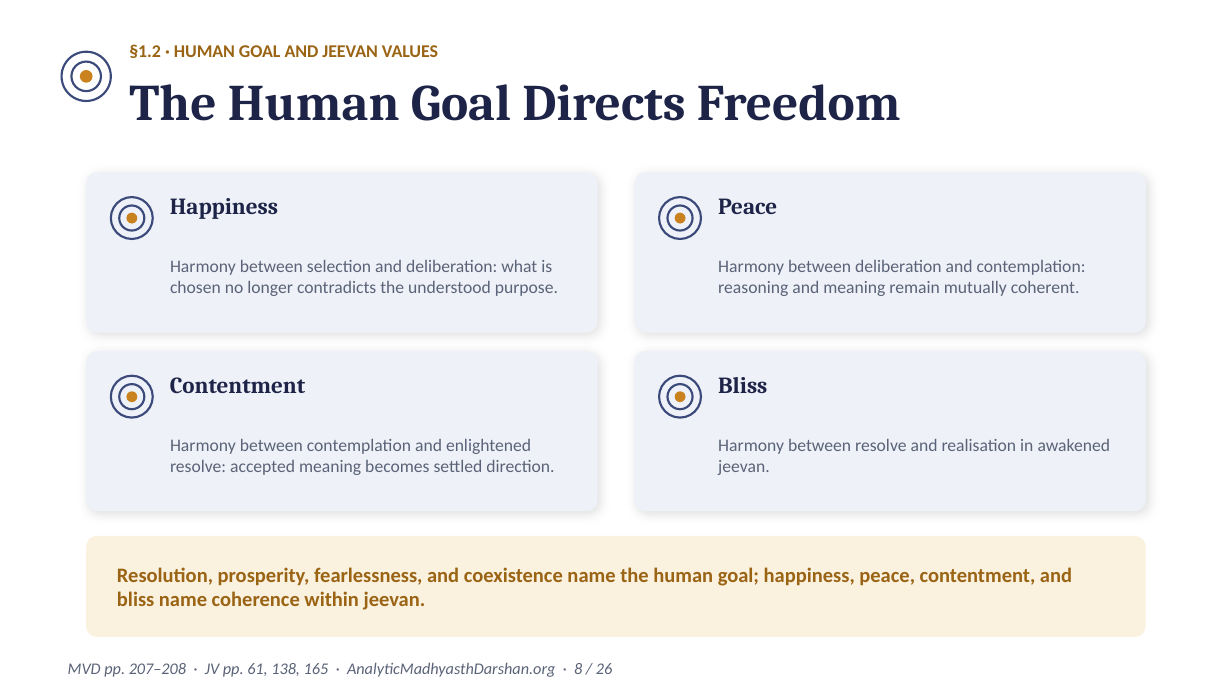
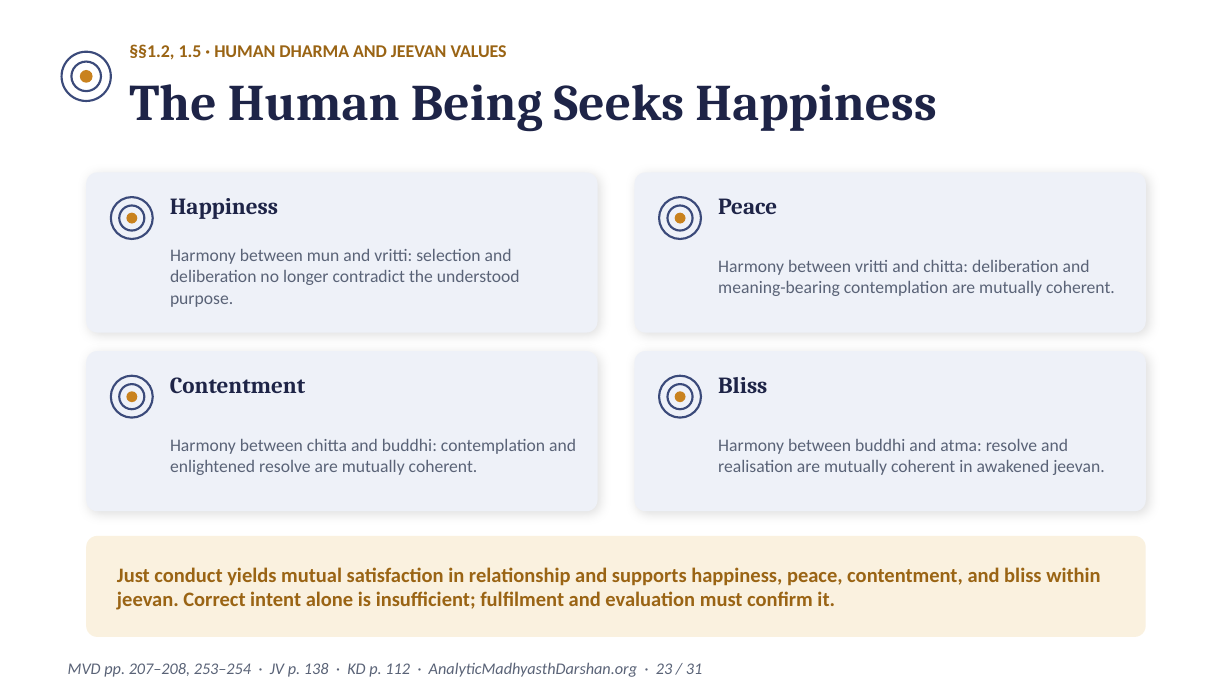
Before and after one commit to raghavamohan/AnalyticMadhyasthDarshan, a slide deck: slide 23 of Studies/The-Epistemology-of-Coexistence/The-Epistemology-of-Coexistence-Madhyasth-Darshan.pptx (slide 8 before the commit). Drawn at 1232x693 pixels with LibreOffice and Linux fonts; fonts in the diff are those of the drawing. Boxes give left, top, right and bottom in pixels: in the first picture for what was removed or moved away, otherwise in the second. Text is boxed around its words. In the diff, an @@ line names an element or a change of style, - is before the commit and + after.

```diff
--- a/Studies/The-Epistemology-of-Coexistence/The-Epistemology-of-Coexistence-Madhyasth-Darshan.pptx
+++ b/Studies/The-Epistemology-of-Coexistence/The-Epistemology-of-Coexistence-Madhyasth-Darshan.pptx
@@ text at (129, 44, 507, 60): text changed @@
-§1.2 · HUMAN GOAL AND JEEVAN VALUES
+§§1.2, 1.5 · HUMAN DHARMA AND JEEVAN VALUES
@@ text at (129, 84, 936, 131): text changed @@
-The Human Goal Directs Freedom
+The Human Being Seeks Happiness
@@ text at (170, 249, 520, 307): text changed @@
-Harmony between selection and deliberation: what is chosen no longer contradicts the understood purpose.
+Harmony between mun and vritti: selection and deliberation no longer contradict the understood purpose.
@@ text at (718, 260, 1115, 296): text changed @@
-Harmony between deliberation and contemplation: reasoning and meaning remain mutually coherent.
+Harmony between vritti and chitta: deliberation and meaning-bearing contemplation are mutually coherent.
@@ text at (170, 439, 576, 475): text changed @@
-Harmony between contemplation and enlightened resolve: accepted meaning becomes settled direction.
+Harmony between chitta and buddhi: contemplation and enlightened resolve are mutually coherent.
@@ text at (718, 439, 1105, 475): text changed @@
-Harmony between resolve and realisation in awakened jeevan.
+Harmony between buddhi and atma: resolve and realisation are mutually coherent in awakened jeevan.
@@ text at (117, 567, 1100, 610): text changed @@
-Resolution, prosperity, fearlessness, and coexistence name the human goal; happiness, peace, contentment, and bliss name coherence within jeevan.
+Just conduct yields mutual satisfaction in relationship and supports happiness, peace, contentment, and bliss within jeevan. Correct intent alone is insufficient; fulfilment and evaluation must confirm it.
@@ text at (68, 662, 702, 677): text changed @@
-MVD pp. 207–208 · JV pp. 61, 138, 165 · AnalyticMadhyasthDarshan.org · 8 / 26
+MVD pp. 207–208, 253–254 · JV p. 138 · KD p. 112 · AnalyticMadhyasthDarshan.org · 23 / 31
```
Also in this commit, not shown: 17 other slides changed, 13 slides added, 8 slides removed.
